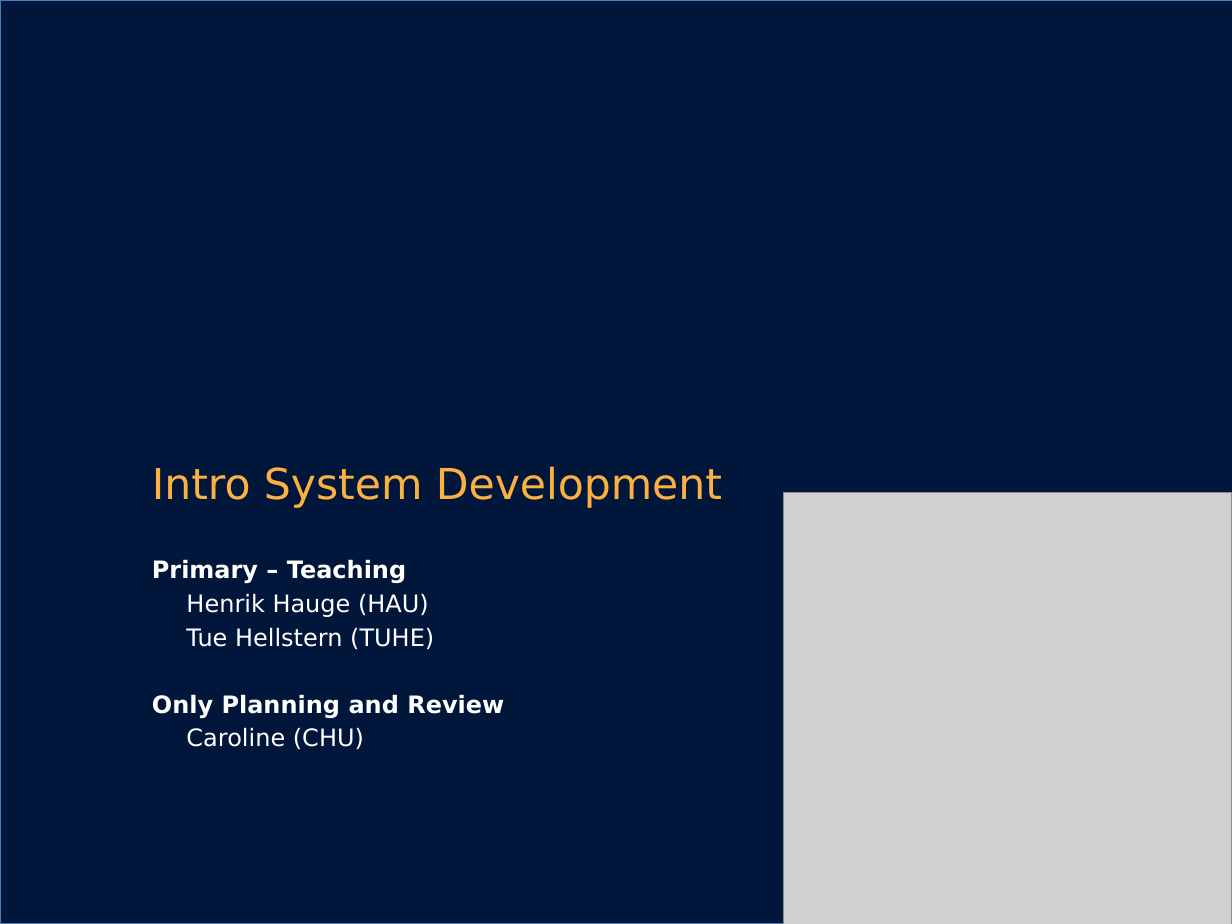
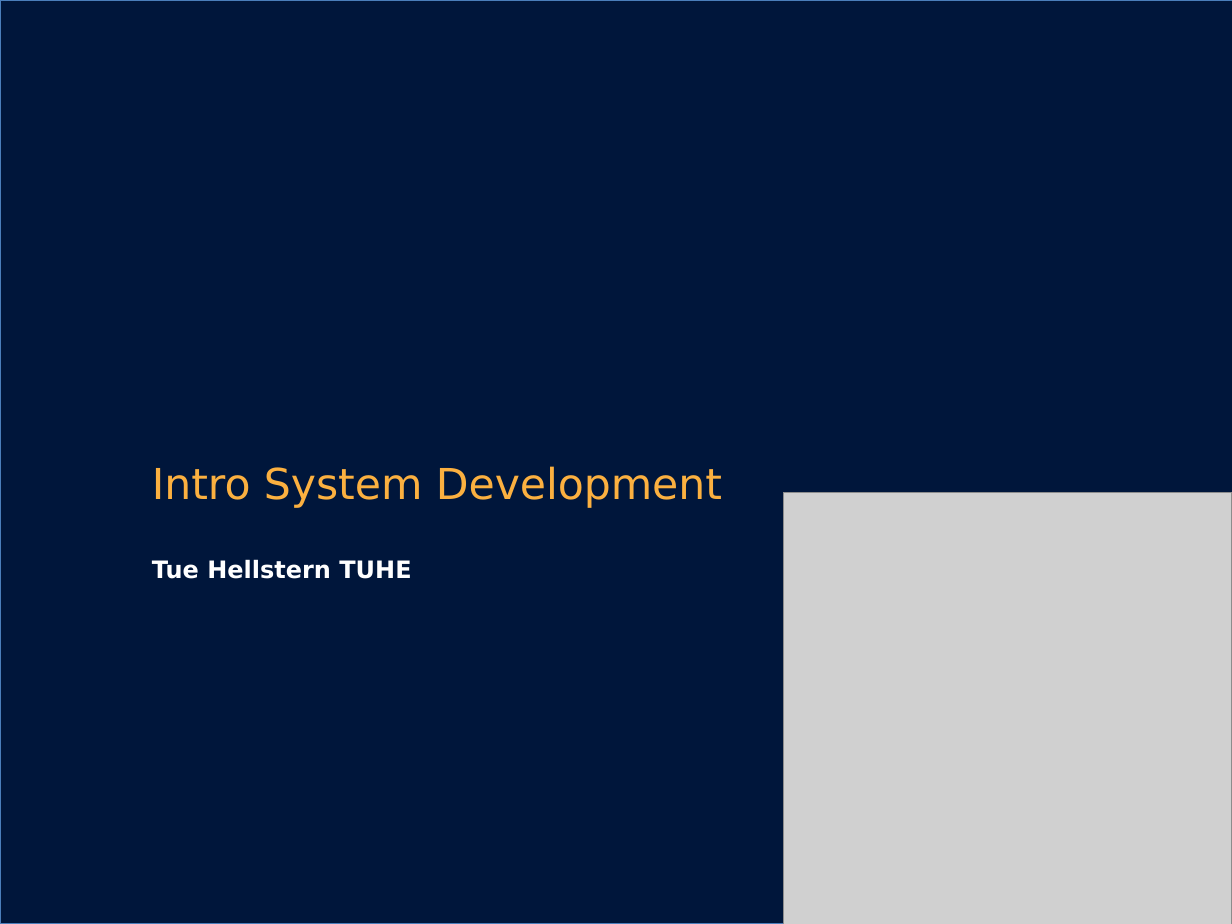
Before and after one commit to CphBusCosSem3/week11-System_Development, a slide deck: slide 1 of Intro_SYS_2017.pptx. Drawn at 1232x924 pixels with LibreOffice and Linux fonts; fonts in the diff are those of the drawing; grey boxes stand for pictures; background and template pictures are left out. Boxes give left, top, right and bottom in pixels: in the first picture for what was removed or moved away, otherwise in the second. Text is boxed around its words. In the diff, an @@ line names an element or a change of style, - is before the commit and + after.

```diff
--- a/Intro_SYS_2017.pptx
+++ b/Intro_SYS_2017.pptx
@@ text at bbox=[152, 559, 411, 579]: text changed; bold on @@
-Primary – Teaching
-Henrik Hauge (HAU)
-Tue Hellstern (TUHE)
-Only Planning and Review
-Caroline (CHU)
+Tue Hellstern TUHE
```
Also in this commit, not shown: 6 other slides changed, 3 slides removed.
